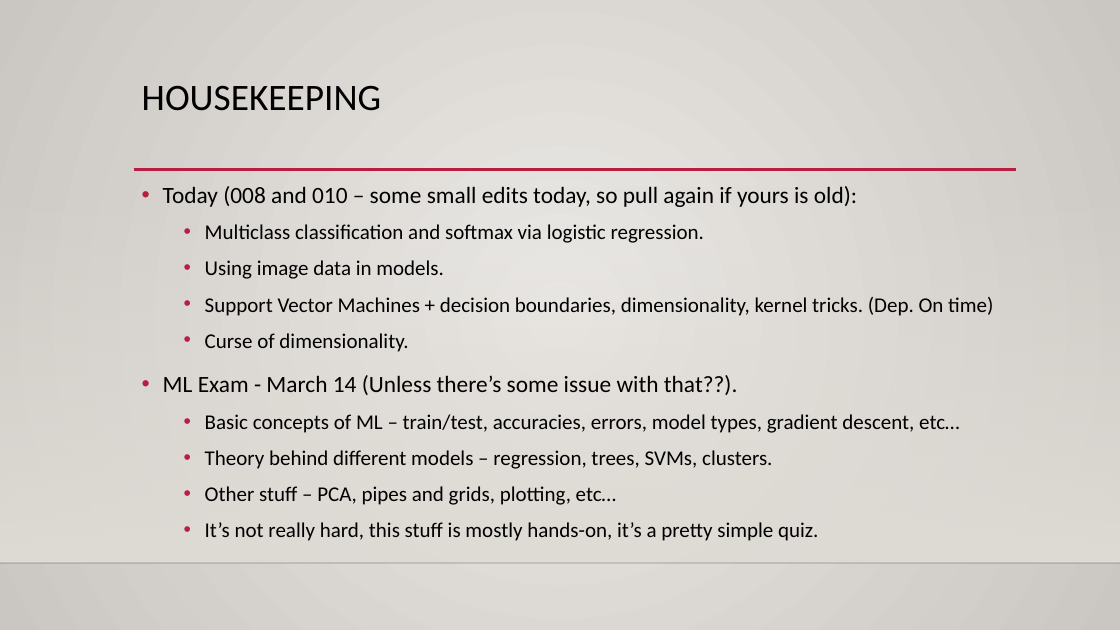
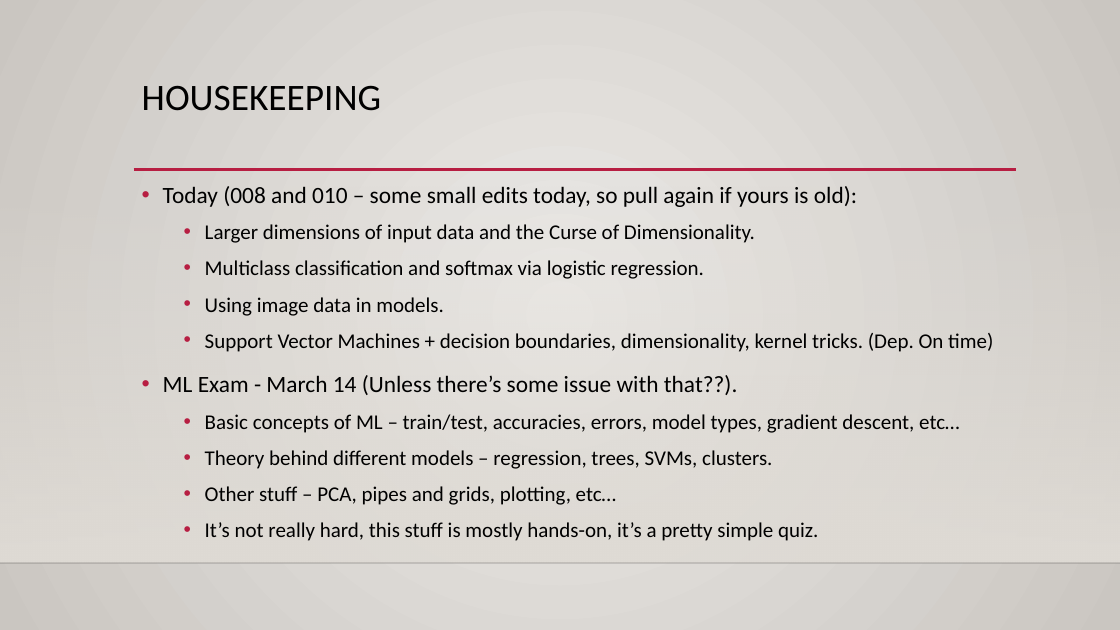
Before and after one commit to calvint13/Intro_to_Machine_Learning_Student_Workbooks, a slide deck: slide 1 of reference_content/Slides/Log_Reg_Images.pptx. Drawn at 1120x630 pixels with LibreOffice and Linux fonts; fonts in the diff are those of the drawing; background and template pictures are left out. Boxes give left, top, right and bottom in pixels: in the first picture for what was removed or moved away, otherwise in the second. Text is boxed around its words. In the diff, an @@ line names an element or a change of style, - is before the commit and + after.

```diff
--- a/reference_content/Slides/Log_Reg_Images.pptx
+++ b/reference_content/Slides/Log_Reg_Images.pptx
@@ text at bbox=[205, 224, 755, 243]: paragraph added @@
+  • Larger dimensions of input data and the Curse of Dimensionality.
@@ text at bbox=[205, 333, 408, 352]: paragraph removed @@
-  • Curse of dimensionality.
```
Also in this commit, not shown: 3 other slides changed, 1 slide added, 1 other file.
